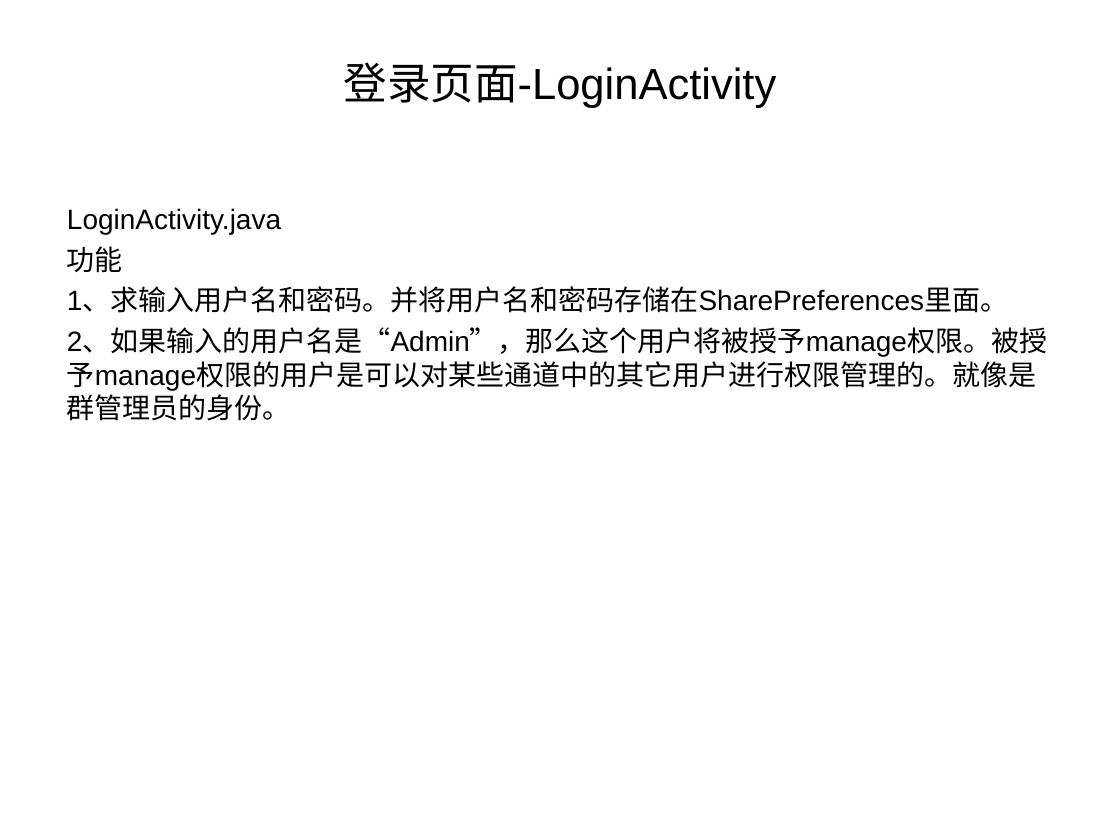
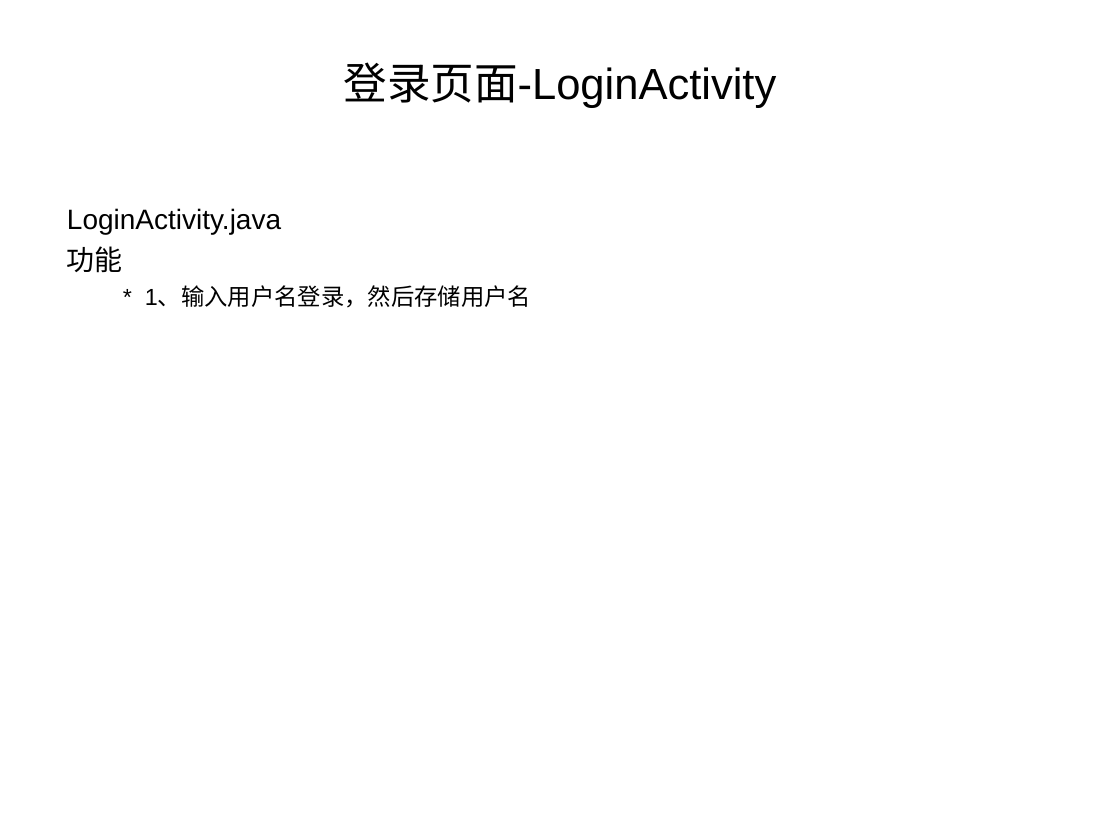
Before and after one commit to leizhiheng/PubNubTutorialDemo, a slide deck: slide 4 of PubNub Demo 模型描述.ppt. Drawn at 1120x840 pixels with LibreOffice and Linux fonts; fonts in the diff are those of the drawing. Boxes give left, top, right and bottom in pixels: in the first picture for what was removed or moved away, otherwise in the second. Text is boxed around its words. In the diff, an @@ line names an element or a change of style, - is before the commit and + after.

```diff
--- a/PubNub Demo 模型描述.ppt
+++ b/PubNub Demo 模型描述.ppt
@@ text at (145, 286, 531, 308): text changed; size 18 to 15 pt @@
-1、求输入用户名和密码。并将用户名和密码存储在SharePreferences里面。
-2、如果输入的用户名是“Admin”，那么这个用户将被授予manage权限。被授予manage权限的用户是可以对某些通道中的其它用户进行权限管理的。就像是群管理员的身份。
+  * 1、输入用户名登录，然后存储用户名
```
Also in this commit, not shown: 5 other slides changed, 4 other files.
